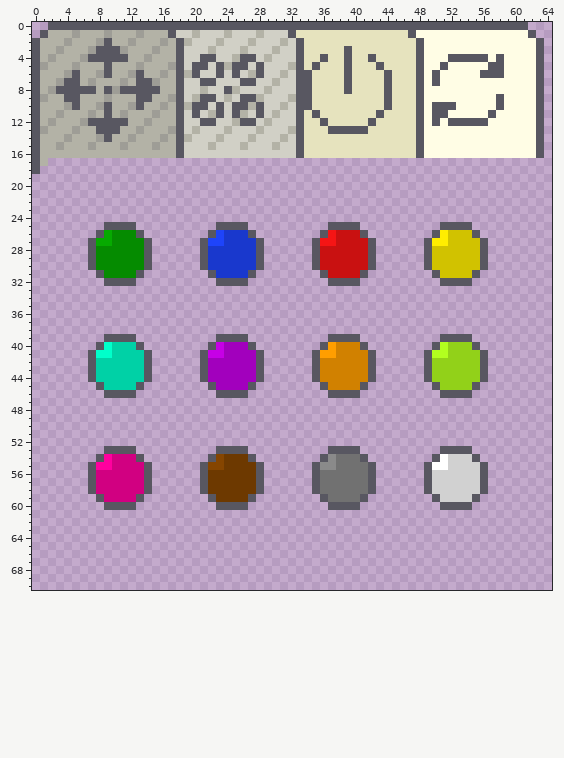
Pixel-art file: assets/sprites/tooltip_sprite_64x64.aseprite. That is the earlier state.
65x71 pixels, 1 frame.
After:
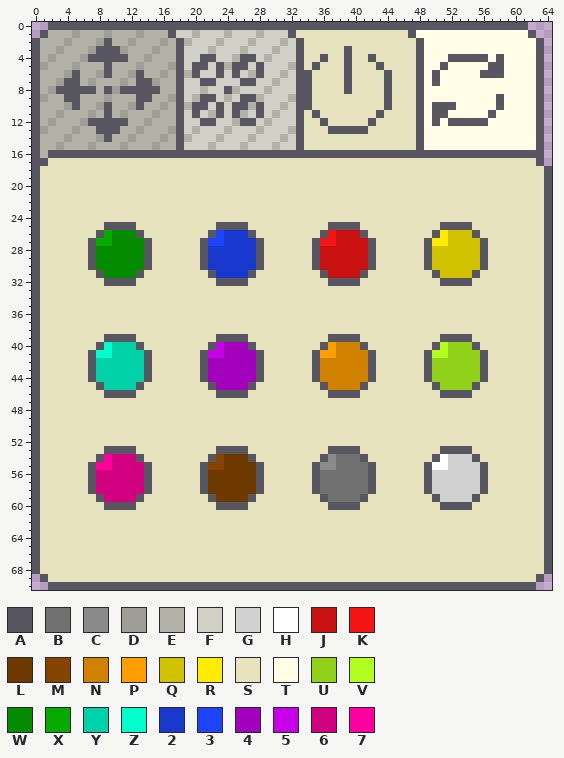
Palette (. is transparent): A #585761  B #717171  C #8a8a8a  D #9e9d96  E #b3b2a6  F #d1d0c6  G #d1d1d1  H #ffffff  J #c91111  K #f51515  L #6d3900  M #854500  N #d18100  P #ff9e00  Q #d1c200  R #ffed00  S #e6e3be  T #fffde5  U #92d119  V #b2ff1f  W #058b00  X #06aa00  Y #00d1a6  Z #00ffca  2 #1938cd  3 #1e44fa  4 #a200bd  5 #c600e6  6 #d10081  7 #ff009e
Commit message: Working tab changing on tooltip
The edit:
layer "Main/BG_Disabled" now shown
layer "Main/BG" now shown
Changed rows in their new state; - is an unchanged pixel.
Layer "Main/BG":
first column x 0:
16 --AAAAAAAAAAAAAAAA-AAAAAAAAAAAAAA-AAAAAAAAAAAAAA-AAAAAAAAAAAAAA--
17 -ASSSSSSSSSSSSSSSSSSSSSSSSSSSSSSSSSSSSSSSSSSSSSSSSSSSSSSSSSSSSSA-
18 -SSSSSSSSSSSSSSSSSSSSSSSSSSSSSSSSSSSSSSSSSSSSSSSSSSSSSSSSSSSSSSSA
19 ASSSSSSSSSSSSSSSSSSSSSSSSSSSSSSSSSSSSSSSSSSSSSSSSSSSSSSSSSSSSSSSA
20 ASSSSSSSSSSSSSSSSSSSSSSSSSSSSSSSSSSSSSSSSSSSSSSSSSSSSSSSSSSSSSSSA
21 ASSSSSSSSSSSSSSSSSSSSSSSSSSSSSSSSSSSSSSSSSSSSSSSSSSSSSSSSSSSSSSSA
22 ASSSSSSSSSSSSSSSSSSSSSSSSSSSSSSSSSSSSSSSSSSSSSSSSSSSSSSSSSSSSSSSA
23 ASSSSSSSSSSSSSSSSSSSSSSSSSSSSSSSSSSSSSSSSSSSSSSSSSSSSSSSSSSSSSSSA
24 ASSSSSSSSSSSSSSSSSSSSSSSSSSSSSSSSSSSSSSSSSSSSSSSSSSSSSSSSSSSSSSSA
25 ASSSSSSSS----SSSSSSSSSS----SSSSSSSSSS----SSSSSSSSSS----SSSSSSSSSA
26 ASSSSSSS------SSSSSSSS------SSSSSSSS------SSSSSSSS------SSSSSSSSA
27 ASSSSSS--------SSSSSS--------SSSSSS--------SSSSSS--------SSSSSSSA
28 ASSSSSS--------SSSSSS--------SSSSSS--------SSSSSS--------SSSSSSSA
29 ASSSSSS--------SSSSSS--------SSSSSS--------SSSSSS--------SSSSSSSA
30 ASSSSSS--------SSSSSS--------SSSSSS--------SSSSSS--------SSSSSSSA
31 ASSSSSSS------SSSSSSSS------SSSSSSSS------SSSSSSSS------SSSSSSSSA
32 ASSSSSSSS----SSSSSSSSSS----SSSSSSSSSS----SSSSSSSSSS----SSSSSSSSSA
33 ASSSSSSSSSSSSSSSSSSSSSSSSSSSSSSSSSSSSSSSSSSSSSSSSSSSSSSSSSSSSSSSA
34 ASSSSSSSSSSSSSSSSSSSSSSSSSSSSSSSSSSSSSSSSSSSSSSSSSSSSSSSSSSSSSSSA
35 ASSSSSSSSSSSSSSSSSSSSSSSSSSSSSSSSSSSSSSSSSSSSSSSSSSSSSSSSSSSSSSSA
36 ASSSSSSSSSSSSSSSSSSSSSSSSSSSSSSSSSSSSSSSSSSSSSSSSSSSSSSSSSSSSSSSA
37 ASSSSSSSSSSSSSSSSSSSSSSSSSSSSSSSSSSSSSSSSSSSSSSSSSSSSSSSSSSSSSSSA
38 ASSSSSSSSSSSSSSSSSSSSSSSSSSSSSSSSSSSSSSSSSSSSSSSSSSSSSSSSSSSSSSSA
39 ASSSSSSSS----SSSSSSSSSS----SSSSSSSSSS----SSSSSSSSSS----SSSSSSSSSA
40 ASSSSSSS------SSSSSSSS------SSSSSSSS------SSSSSSSS------SSSSSSSSA
41 ASSSSSS--------SSSSSS--------SSSSSS--------SSSSSS--------SSSSSSSA
42 ASSSSSS--------SSSSSS--------SSSSSS--------SSSSSS--------SSSSSSSA
43 ASSSSSS--------SSSSSS--------SSSSSS--------SSSSSS--------SSSSSSSA
44 ASSSSSS--------SSSSSS--------SSSSSS--------SSSSSS--------SSSSSSSA
45 ASSSSSSS------SSSSSSSS------SSSSSSSS------SSSSSSSS------SSSSSSSSA
46 ASSSSSSSS----SSSSSSSSSS----SSSSSSSSSS----SSSSSSSSSS----SSSSSSSSSA
47 ASSSSSSSSSSSSSSSSSSSSSSSSSSSSSSSSSSSSSSSSSSSSSSSSSSSSSSSSSSSSSSSA
48 ASSSSSSSSSSSSSSSSSSSSSSSSSSSSSSSSSSSSSSSSSSSSSSSSSSSSSSSSSSSSSSSA
49 ASSSSSSSSSSSSSSSSSSSSSSSSSSSSSSSSSSSSSSSSSSSSSSSSSSSSSSSSSSSSSSSA
50 ASSSSSSSSSSSSSSSSSSSSSSSSSSSSSSSSSSSSSSSSSSSSSSSSSSSSSSSSSSSSSSSA
51 ASSSSSSSSSSSSSSSSSSSSSSSSSSSSSSSSSSSSSSSSSSSSSSSSSSSSSSSSSSSSSSSA
52 ASSSSSSSSSSSSSSSSSSSSSSSSSSSSSSSSSSSSSSSSSSSSSSSSSSSSSSSSSSSSSSSA
53 ASSSSSSSS----SSSSSSSSSS----SSSSSSSSSS----SSSSSSSSSS----SSSSSSSSSA
54 ASSSSSSS------SSSSSSSS------SSSSSSSS------SSSSSSSS------SSSSSSSSA
55 ASSSSSS--------SSSSSS--------SSSSSS--------SSSSSS--------SSSSSSSA
56 ASSSSSS--------SSSSSS--------SSSSSS--------SSSSSS--------SSSSSSSA
57 ASSSSSS--------SSSSSS--------SSSSSS--------SSSSSS--------SSSSSSSA
58 ASSSSSS--------SSSSSS--------SSSSSS--------SSSSSS--------SSSSSSSA
59 ASSSSSSS------SSSSSSSS------SSSSSSSS------SSSSSSSS------SSSSSSSSA
60 ASSSSSSSS----SSSSSSSSSS----SSSSSSSSSS----SSSSSSSSSS----SSSSSSSSSA
61 ASSSSSSSSSSSSSSSSSSSSSSSSSSSSSSSSSSSSSSSSSSSSSSSSSSSSSSSSSSSSSSSA
62 ASSSSSSSSSSSSSSSSSSSSSSSSSSSSSSSSSSSSSSSSSSSSSSSSSSSSSSSSSSSSSSSA
63 ASSSSSSSSSSSSSSSSSSSSSSSSSSSSSSSSSSSSSSSSSSSSSSSSSSSSSSSSSSSSSSSA
64 ASSSSSSSSSSSSSSSSSSSSSSSSSSSSSSSSSSSSSSSSSSSSSSSSSSSSSSSSSSSSSSSA
65 ASSSSSSSSSSSSSSSSSSSSSSSSSSSSSSSSSSSSSSSSSSSSSSSSSSSSSSSSSSSSSSSA
66 ASSSSSSSSSSSSSSSSSSSSSSSSSSSSSSSSSSSSSSSSSSSSSSSSSSSSSSSSSSSSSSSA
67 ASSSSSSSSSSSSSSSSSSSSSSSSSSSSSSSSSSSSSSSSSSSSSSSSSSSSSSSSSSSSSSSA
68 ASSSSSSSSSSSSSSSSSSSSSSSSSSSSSSSSSSSSSSSSSSSSSSSSSSSSSSSSSSSSSSSA
69 -ASSSSSSSSSSSSSSSSSSSSSSSSSSSSSSSSSSSSSSSSSSSSSSSSSSSSSSSSSSSSSA-
70 --AAAAAAAAAAAAAAAAAAAAAAAAAAAAAAAAAAAAAAAAAAAAAAAAAAAAAAAAAAAAA--
